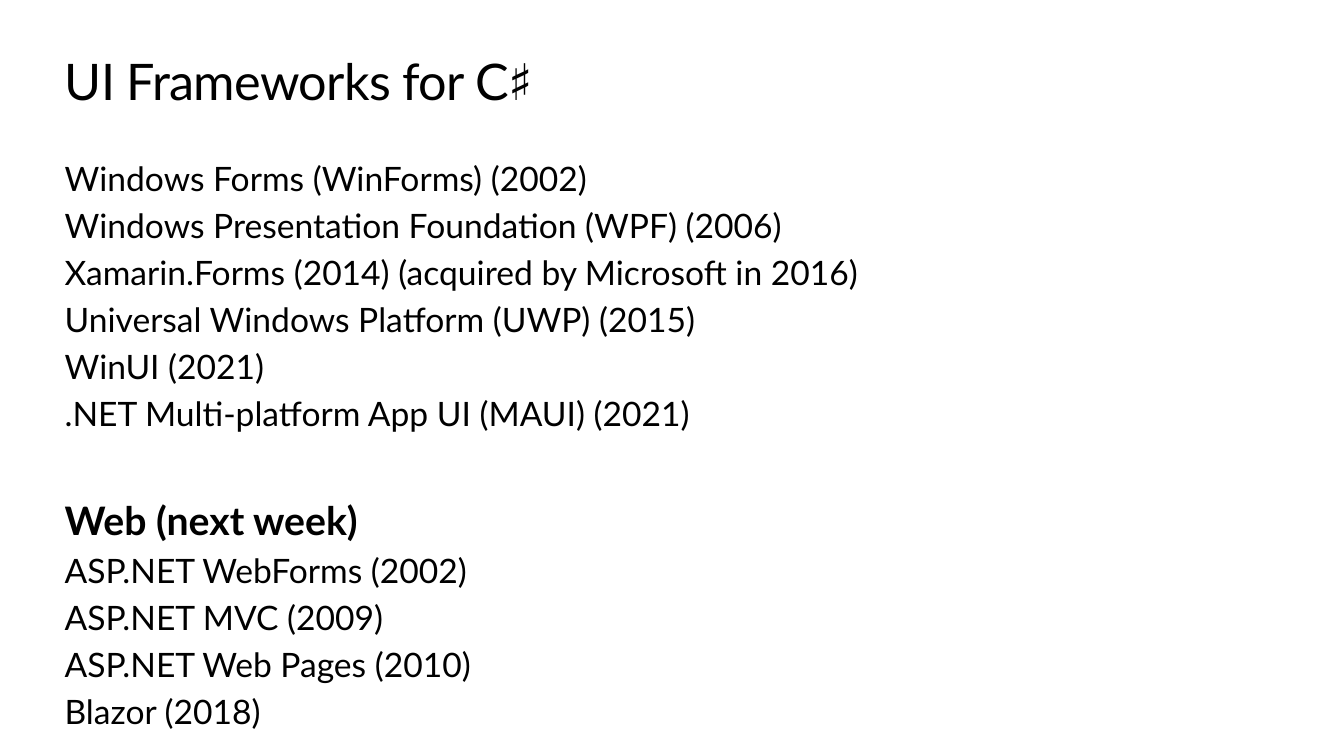
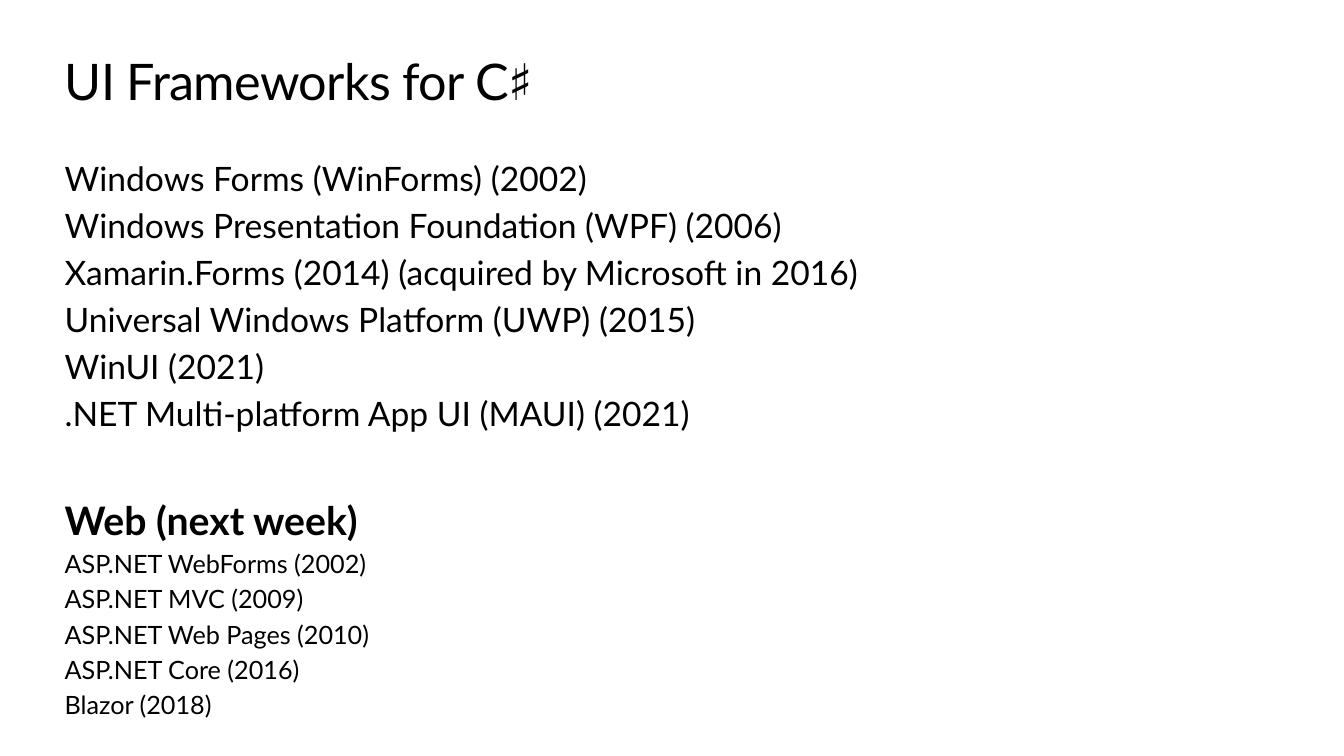
Before and after one commit to ondfisk/BDSA2020, a slide deck: slide 4 of Slides/Lecture09 - GUI Applications with CSharp.pptx. Drawn at 1344x756 pixels with LibreOffice and Linux fonts; fonts in the diff are those of the drawing; background and template pictures are left out. Boxes give left, top, right and bottom in pixels: in the first picture for what was removed or moved away, otherwise in the second. Text is boxed around its words. In the diff, an @@ line names an element or a change of style, - is before the commit and + after.

```diff
--- a/Slides/Lecture09 - GUI Applications with CSharp.pptx
+++ b/Slides/Lecture09 - GUI Applications with CSharp.pptx
@@ text at box(65, 553, 369, 718): size 24 to 18 pt in "ASP.NET WebForms (2002)", "ASP.NET MVC (2009)", "ASP.NET Web Pages (2010)", "Blazor (2018)"; less space between paragraphs @@
@@ text at box(65, 659, 299, 683): paragraph added @@
+ASP.NET Core (2016)
```
Also in this commit, not shown: 1 slide removed, 49 other files.
